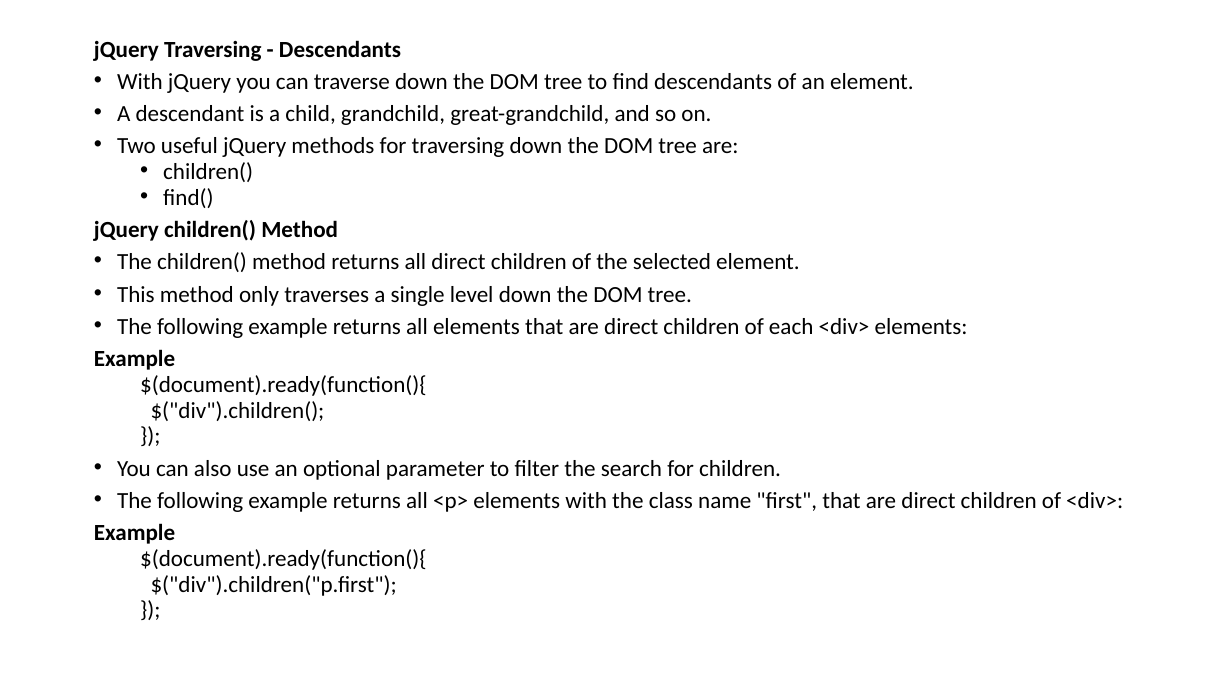
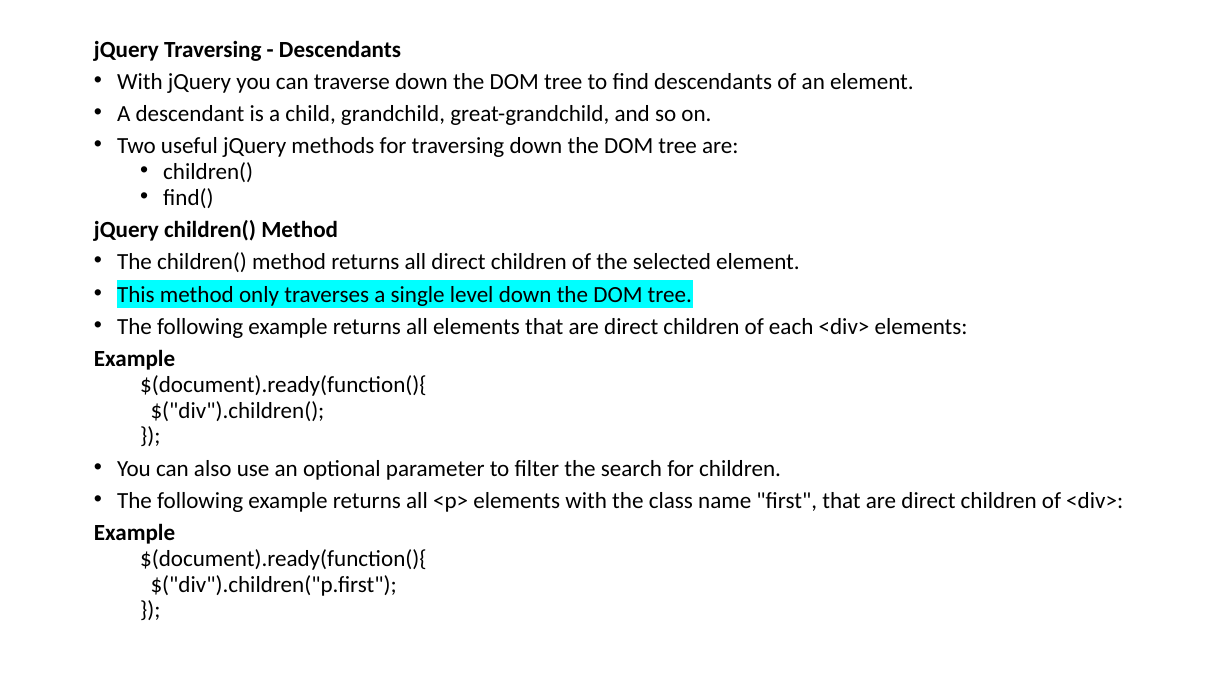
Before and after one commit to Khushi130404/Web-Lab, a slide deck: slide 47 of bwp_study/jQuery.pptx. Drawn at 1232x693 pixels with LibreOffice and Linux fonts; fonts in the diff are those of the drawing. Boxes give left, top, right and bottom in pixels: in the first picture for what was removed or moved away, otherwise in the second. Text is boxed around its words. In the diff, an @@ line names an element or a change of style, - is before the commit and + after.

```diff
--- a/bwp_study/jQuery.pptx
+++ b/bwp_study/jQuery.pptx
@@ text at (117, 286, 692, 306): highlight none to #00FFFF in "This method only traverses a single level ..." @@
```
Also in this commit, not shown: 2 other slides changed, 6 other files.
